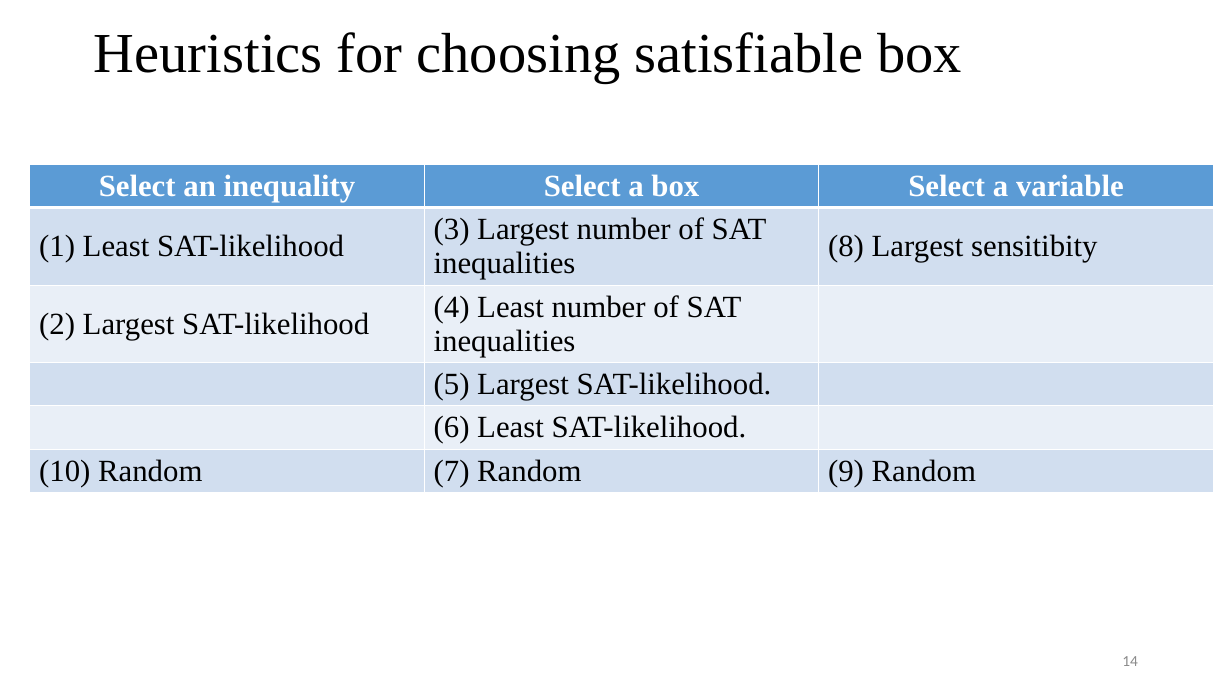
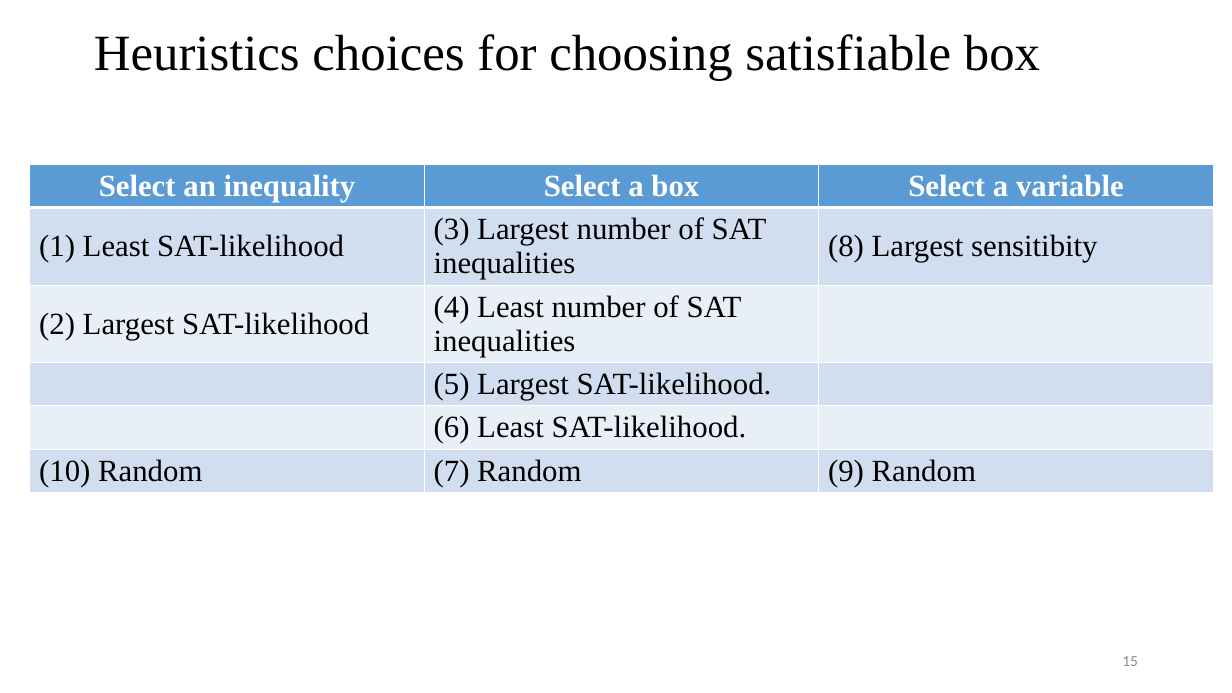
Before and after one commit to tungvx/raSAT, a slide deck: slide 15 of report/thesis/presentation.pptx (slide 14 before the commit). Drawn at 1232x693 pixels with LibreOffice and Linux fonts; fonts in the diff are those of the drawing. Boxes give left, top, right and bottom in pixels: in the first picture for what was removed or moved away, otherwise in the second. Text is boxed around its words. In the diff, an @@ line names an element or a change of style, - is before the commit and + after.

```diff
--- a/report/thesis/presentation.pptx
+++ b/report/thesis/presentation.pptx
@@ title at <box>94,34,1040,81</box>: text changed; size 44 to 39.6 pt @@
-Heuristics for choosing satisfiable box
+Heuristics choices for choosing satisfiable box
@@ page number at <box>1122,656,1138,666</box>: text changed @@
-14
+15
```
Also in this commit, not shown: 9 other slides changed, 1 slide added.
